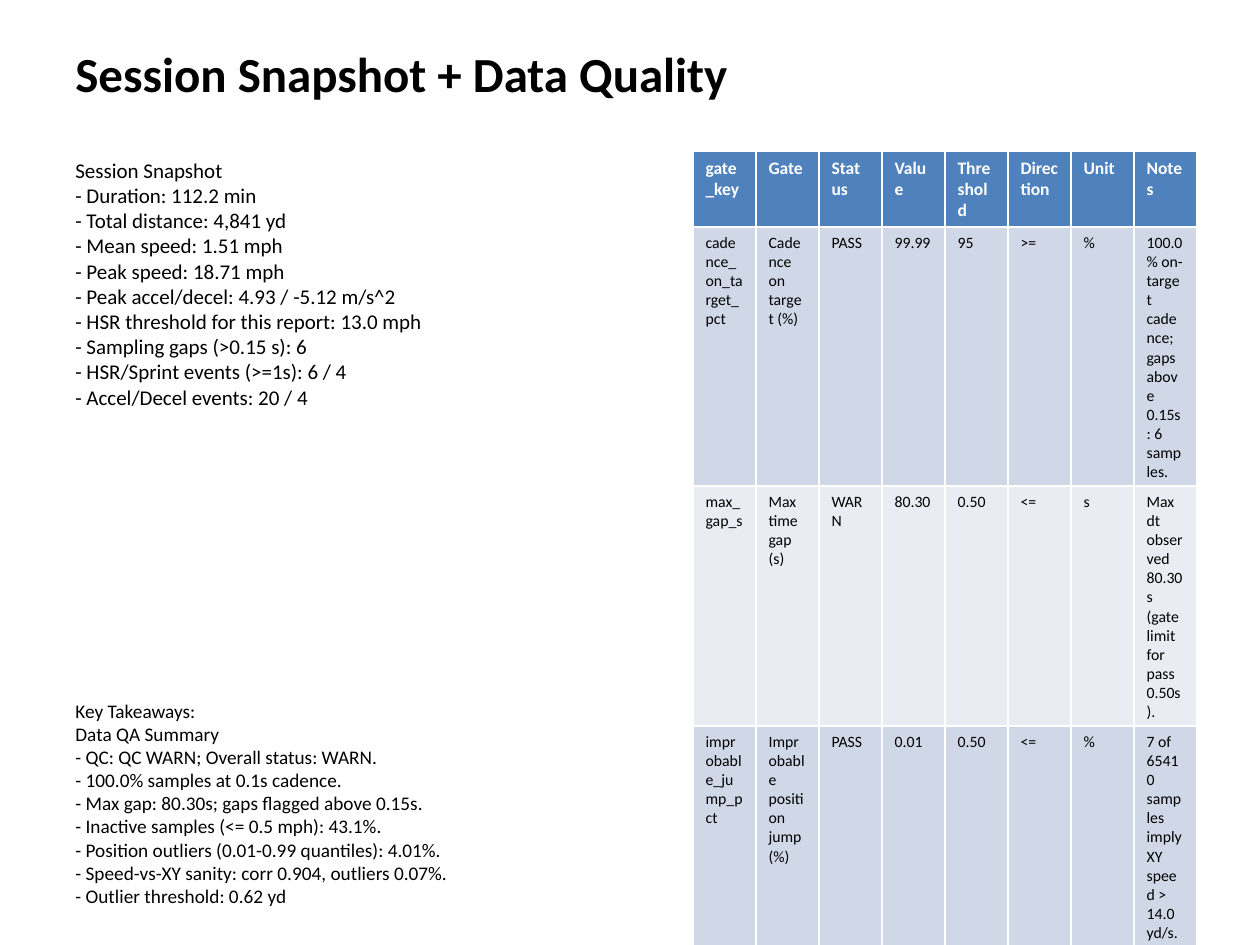
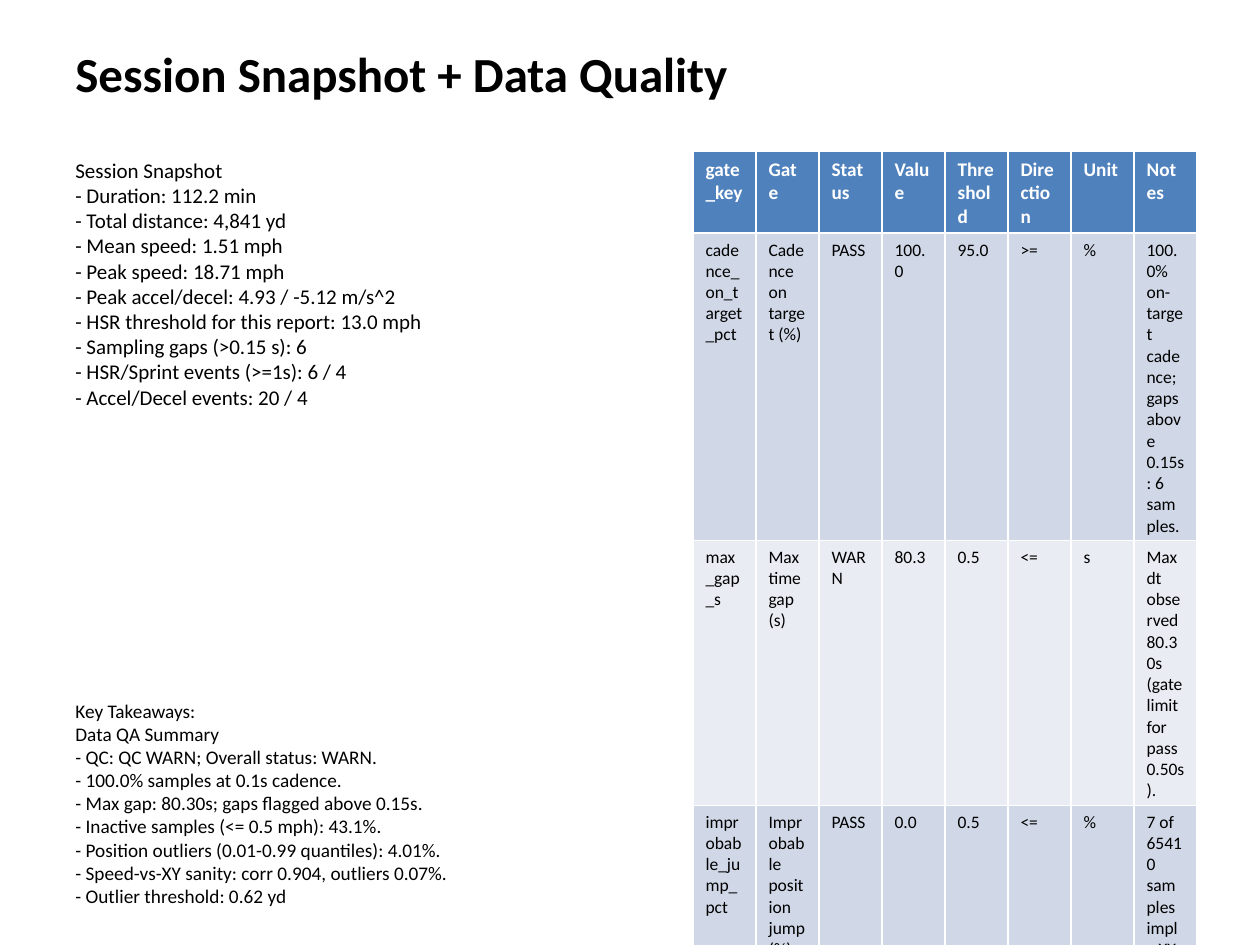
Before and after one commit to ghadfield32/browns_performance_science_fellowship, a slide deck: slide 2 of docs/deliverables/tracking_analysis_deliverable.pptx. Drawn at 1260x945 pixels with LibreOffice and Linux fonts; fonts in the diff are those of the drawing. Boxes give left, top, right and bottom in pixels: in the first picture for what was removed or moved away, otherwise in the second. Text is boxed around its words. In the diff, an @@ line names an element or a change of style, - is before the commit and + after.

Commit message:
Clear placeholder text in PowerPoint slides and adjust table formatting

```diff
--- a/docs/deliverables/tracking_analysis_deliverable.pptx
+++ b/docs/deliverables/tracking_analysis_deliverable.pptx
@@ table at bbox=[693, 151, 1197, 941] @@
-row 2, column 4: 99.99
+row 2, column 4: 100.0
-row 2, column 5: 95
+row 2, column 5: 95.0
-row 3, column 4: 80.30
+row 3, column 4: 80.3
-row 3, column 5: 0.50
+row 3, column 5: 0.5
-row 4, column 4: 0.01
+row 4, column 4: 0.0
-row 4, column 5: 0.50
+row 4, column 5: 0.5
-row 5, column 4: 0.90
+row 5, column 4: 0.9
-row 5, column 5: 0.80
+row 5, column 5: 0.8
@@ size 10 to 11 pt in "gate_key", "Gate", "Status", "Value" and 4 more places @@
@@ size 9 to 10 pt in "cadence_on_target_pct", "Cadence on target (%)", "PASS", ">=" and 20 more places @@
```
Also in this commit, not shown: 4 other slides changed, 1 other file.
